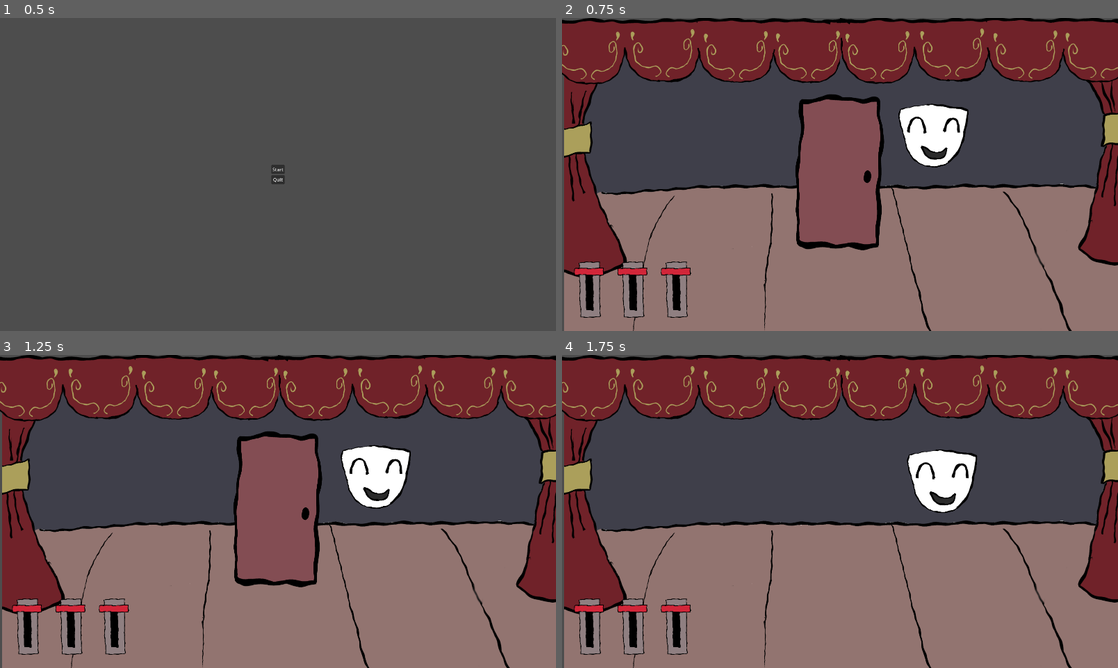
Above: before the commit, frames 1-4 (two rows, left to right).
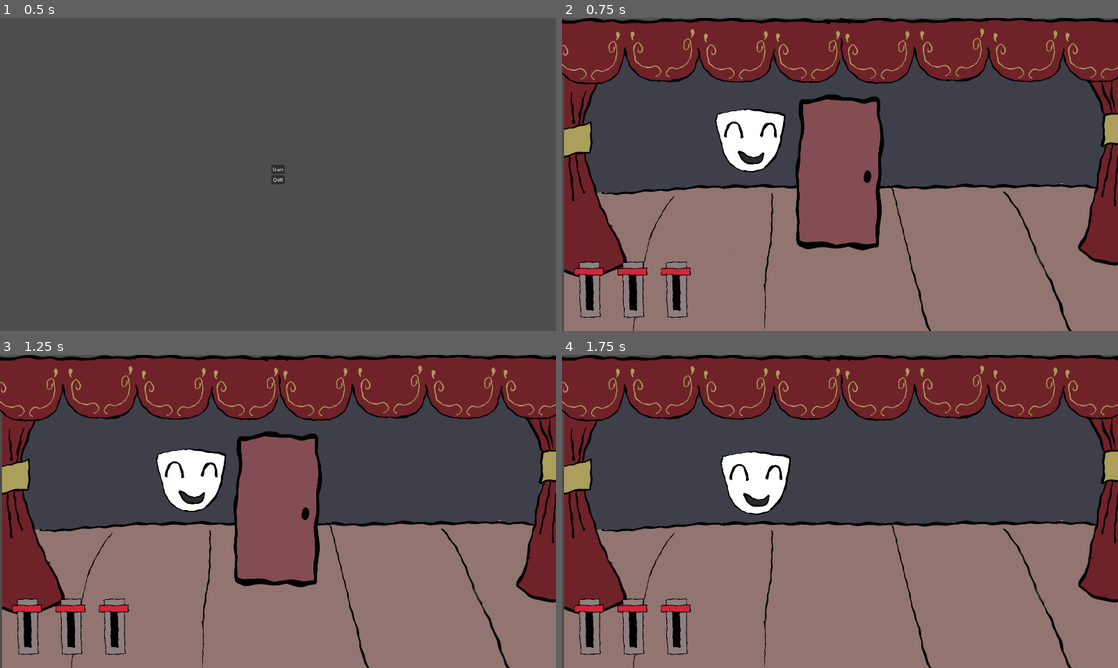
Above: after the commit, the same moments.

Repository: razzius/Masks2026
Game: Godot game, scene res://scenes/title_screen.tscn
Two runs of this game, one before a commit and one after it. Both use one fixed random seed, a clock stepped at 60 frames per second and the inputs below. The engine's default icon, where the game draws it, is replaced by a stand-in: a white triangle on a blue panel in a dark square.
Inputs (mouse positions are in pixels of both pictures, inside the frame that each line leads up to):
- Up to frame 1 (0.5 s): no input
- Up to frame 2 (0.75 s): click "Start" at 0.5 s
- Up to frame 3 (1.25 s): no input
- Up to frame 4 (1.75 s): click (589, 627) at 1.27 s

Frame 1 is identical in both runs. In frame 2, 4.0% of the frame differs, in the area x 27-74%, y 27-50%; in frame 3, 4.0%, in the area x 28-74%, y 28-51%; in frame 4, 4.0%.

Commit message:
RigidBody2D!!!

Diff:
--- a/Assets/Gate.tscn
+++ b/Assets/Gate.tscn
@@ -11,10 +11,8 @@
 [node name="Sprite2D" type="Sprite2D" parent="." unique_id=540055640]
 texture = ExtResource("2_x6m3a")
 
-[node name="Area2D" type="Area2D" parent="." unique_id=1714106858]
+[node name="StaticBody2D" type="StaticBody2D" parent="." unique_id=44474892]
 
-[node name="CollisionShape2D" type="CollisionShape2D" parent="Area2D" unique_id=922041905]
+[node name="CollisionShape2D" type="CollisionShape2D" parent="StaticBody2D" unique_id=922041905]
 scale = Vector2(18, 26)
 shape = SubResource("RectangleShape2D_x6m3a")
-
-[connection signal="area_entered" from="Area2D" to="." method="_on_area_2d_area_entered"]
--- a/scenes/Stages/Stage1.tscn
+++ b/scenes/Stages/Stage1.tscn
@@ -89,9 +89,21 @@
 scale = Vector2(0.75, 1)
 
 [node name="Mask" parent="." unique_id=1359150612 instance=ExtResource("3_q4r7y")]
-position = Vector2(1278, 401)
+position = Vector2(648, 420)
 
 [node name="UI" parent="." unique_id=1760316433 instance=ExtResource("4_bl4ac")]
+
+[node name="Lever" parent="UI" index="0" unique_id=901851183]
+position = Vector2(100, 930)
+
+[node name="Button" parent="UI/Lever" index="0" unique_id=1926699541 node_paths=PackedStringArray("gates")]
+gates = [NodePath("../../../Gate")]
+
+[node name="Lever2" parent="UI" index="1" unique_id=2042641525]
+position = Vector2(250, 930)
+
+[node name="Lever3" parent="UI" index="2" unique_id=888916594]
+position = Vector2(400, 930)
 
 [node name="Banner" type="Sprite2D" parent="." unique_id=501511650]
 position = Vector2(461, 113)
@@ -106,18 +118,6 @@
 position = Vector2(967, 554)
 texture = ExtResource("6_16pka")
 
-[node name="Lever" parent="UI" index="0" unique_id=901851183]
-position = Vector2(100, 930)
-
-[node name="Button" parent="UI/Lever" index="0" unique_id=1926699541 node_paths=PackedStringArray("gates")]
-gates = [NodePath("../../../Gate")]
-
-[node name="Lever2" parent="UI" index="1" unique_id=2042641525]
-position = Vector2(250, 930)
-
-[node name="Lever3" parent="UI" index="2" unique_id=888916594]
-position = Vector2(400, 930)
-
 [editable path="UI"]
 [editable path="UI/Lever"]
 [editable path="UI/Lever2"]
--- /dev/null
+++ b/scenes/Stages/stage_1.gd
@@ -0,0 +1,16 @@
+extends Node
+
+
+# Called when the node enters the scene tree for the first time.
+func _ready() -> void:
+	pass # Replace with function body.
+
+
+# Called every frame. 'delta' is the elapsed time since the previous frame.
+func _process(delta: float) -> void:
+	pass
+
+
+func _on_gate_hit(test: String) -> void:
+	var mask = $Mask
+	print('it works')
--- /dev/null
+++ b/scenes/mask.gd
@@ -0,0 +1,16 @@
+extends Node2D
+
+
+# Called when the node enters the scene tree for the first time.
+func _ready() -> void:
+	pass # Replace with function body.
+
+
+# Called every frame. 'delta' is the elapsed time since the previous frame.
+func _process(delta: float) -> void:
+	pass
+
+
+# Mask collided with something.
+func _on_rigid_body_2d_body_entered(body: Node) -> void:
+	print('blahhhhh')
--- a/scenes/mask.tscn
+++ b/scenes/mask.tscn
@@ -1,16 +1,21 @@
 [gd_scene format=3 uid="uid://bxkpmfiyt8o2f"]
 
-[ext_resource type="Script" uid="uid://dhrgt8k40l657" path="res://scripts/area_2d_bounce.gd" id="1_rv8xw"]
+[ext_resource type="Script" uid="uid://duvdnqk8w8yk1" path="res://scenes/mask.gd" id="1_rv8xw"]
 [ext_resource type="Texture2D" uid="uid://bivr2khgssmkh" path="res://art/happymask.png" id="2_0d8jk"]
 
 [node name="Mask" type="Node2D" unique_id=1359150612]
+script = ExtResource("1_rv8xw")
 
-[node name="Area2D" type="Area2D" parent="." unique_id=881163624]
-script = ExtResource("1_rv8xw")
-metadata/_edit_group_ = true
+[node name="RigidBody2D" type="RigidBody2D" parent="." unique_id=1479127195]
+gravity_scale = 0.0
+contact_monitor = true
+max_contacts_reported = 1
+linear_velocity = Vector2(20, 20)
 
-[node name="Sprite2D" type="Sprite2D" parent="Area2D" unique_id=1437822850]
+[node name="CollisionPolygon2D" type="CollisionPolygon2D" parent="RigidBody2D" unique_id=687088489]
+polygon = PackedVector2Array(0, -107, 118, -89, 105, 0, 84, 58, 51, 92, 0, 108, -53, 93, -84, 60, -104, 0, -121, -92)
+
+[node name="Sprite2D" type="Sprite2D" parent="RigidBody2D" unique_id=1437822850]
 texture = ExtResource("2_0d8jk")
 
-[node name="CollisionPolygon2D" type="CollisionPolygon2D" parent="Area2D" unique_id=687088489]
-polygon = PackedVector2Array(0, -107, 118, -89, 105, 0, 84, 58, 51, 92, 0, 108, -53, 93, -84, 60, -104, 0, -121, -92)
+[connection signal="body_entered" from="RigidBody2D" to="." method="_on_rigid_body_2d_body_entered"]
--- a/scripts/Gate.gd
+++ b/scripts/Gate.gd
@@ -8,7 +8,7 @@
 
 func _ready() -> void:
 	sprite = get_child(0)
-	collider = $Area2D/CollisionShape2D
+	collider = $StaticBody2D/CollisionShape2D
 
 	if(opened):
 		OpenDoor()
Not shown: 1 places in scenes/Stages/Stage1.tscn that only renumber resources
Not shown, added: scenes/Stages/stage_1.gd.uid
Not shown, added: scenes/mask.gd.uid
